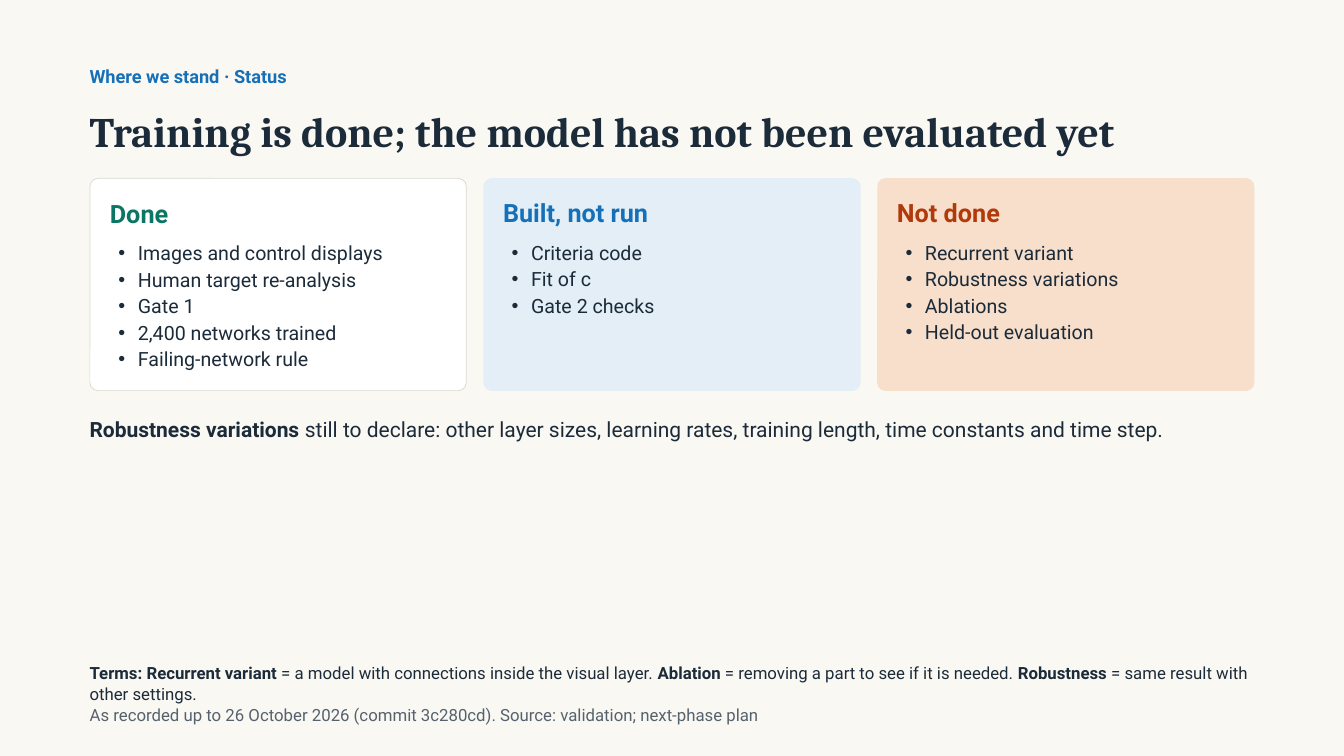
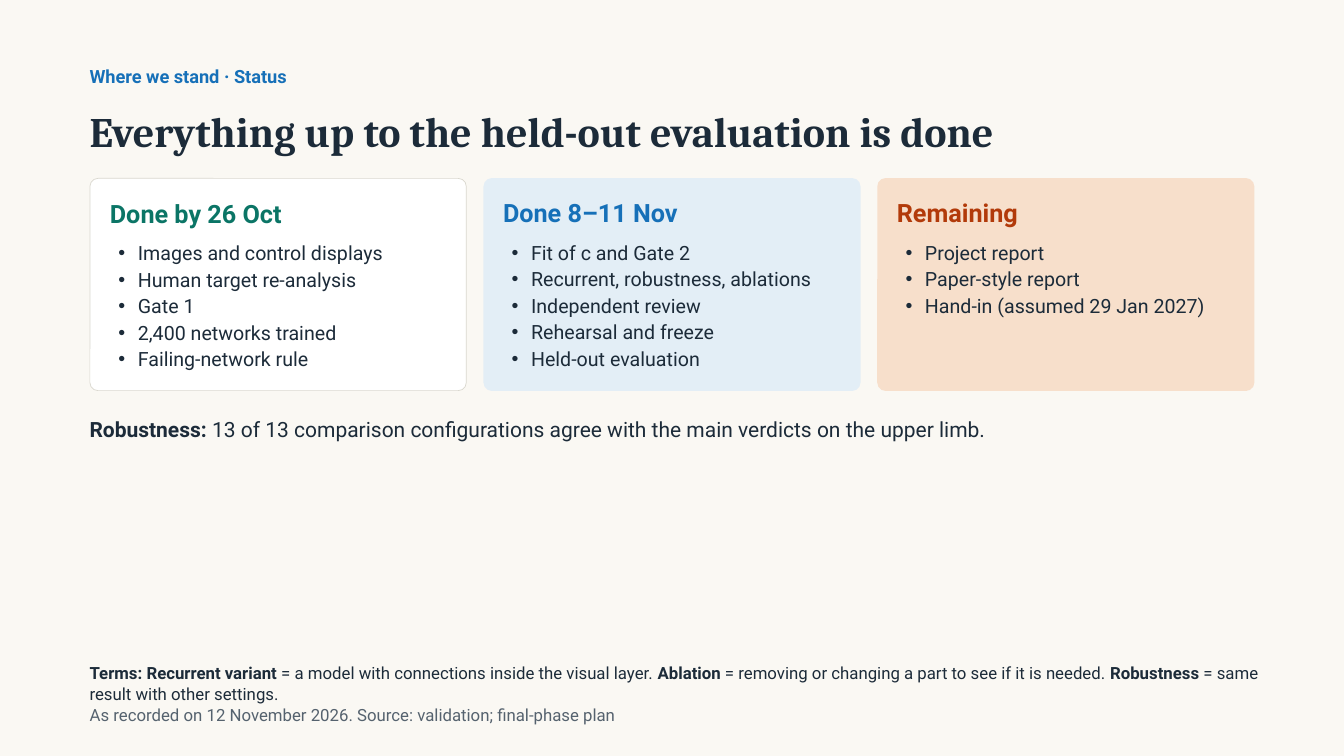
Before and after one commit to emrecandir9/TRDP, a slide deck: slide 79 of docs/TRDP Study Progress.pptx (slide 70 before the commit). Drawn at 1344x756 pixels with LibreOffice and Linux fonts; fonts in the diff are those of the drawing. Boxes give left, top, right and bottom in pixels: in the first picture for what was removed or moved away, otherwise in the second. Text is boxed around its words. In the diff, an @@ line names an element or a change of style, - is before the commit and + after.

Commit message:
Presentations updated to 12 November: Gate 2, review, freeze and the held-out result
Full deck: new section 7 (slides 66-74) and revised overview, status,
timeline, weak points and summary. Short version: pages 1-2 rebuilt and
pages 17-24 replaced. docs/README.md lists both as current.

```diff
--- a/docs/TRDP Study Progress.pptx
+++ b/docs/TRDP Study Progress.pptx
@@ title at (x1=90, y1=117, x2=993, y2=157): text changed @@
-Training is done; the model has not been evaluated yet
+Everything up to the held-out evaluation is done
@@ text at (x1=110, y1=204, x2=282, y2=229): text changed @@
-Done
+Done by 26 Oct
@@ text at (x1=503, y1=204, x2=678, y2=223): text changed @@
-Built, not run
+Done 8–11 Nov
@@ text at (x1=897, y1=203, x2=1018, y2=228): text changed @@
-Not done
+Remaining
@@ text at (x1=531, y1=245, x2=811, y2=366): text changed @@
-• Criteria code
-• Fit of c
-• Gate 2 checks
+• Fit of c and Gate 2
+• Recurrent, robustness, ablations
+• Independent review
+• Rehearsal and freeze
+• Held-out evaluation
@@ text at (x1=925, y1=246, x2=1205, y2=318): text changed @@
-• Recurrent variant
-• Robustness variations
-• Ablations
-• Held-out evaluation
+• Project report
+• Paper-style report
+• Hand-in (assumed 29 Jan 2027)
@@ text at (x1=90, y1=421, x2=985, y2=442): text changed @@
-Robustness variations still to declare: other layer sizes, learning rates, training length, time constants and time step.
+Robustness: 13 of 13 comparison configurations agree with the main verdicts on the upper limb.
@@ text at (x1=90, y1=666, x2=1258, y2=725): text changed @@
-Terms: Recurrent variant = a model with connections inside the visual layer. Ablation = removing a part to see if it is needed. Robustness = same result with other settings.
-As recorded up to 26 October 2026 (commit 3c280cd). Source: validation; next-phase plan
+Terms: Recurrent variant = a model with connections inside the visual layer. Ablation = removing or changing a part to see if it is needed. Robustness = same result with other settings.
+As recorded on 12 November 2026. Source: validation; final-phase plan
```
Also in this commit, not shown: 13 other slides changed, 9 slides added, 2 other files.
